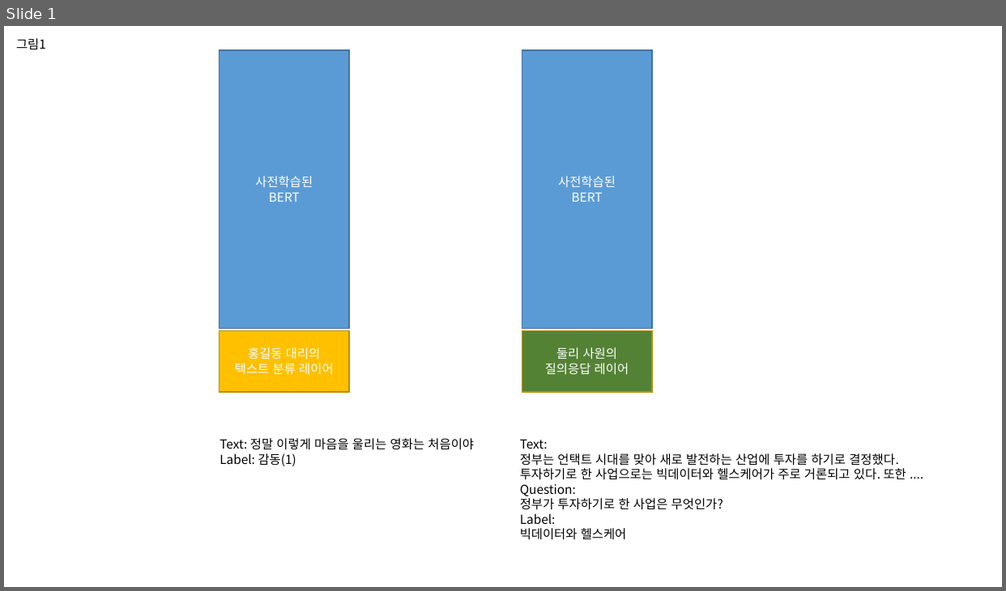
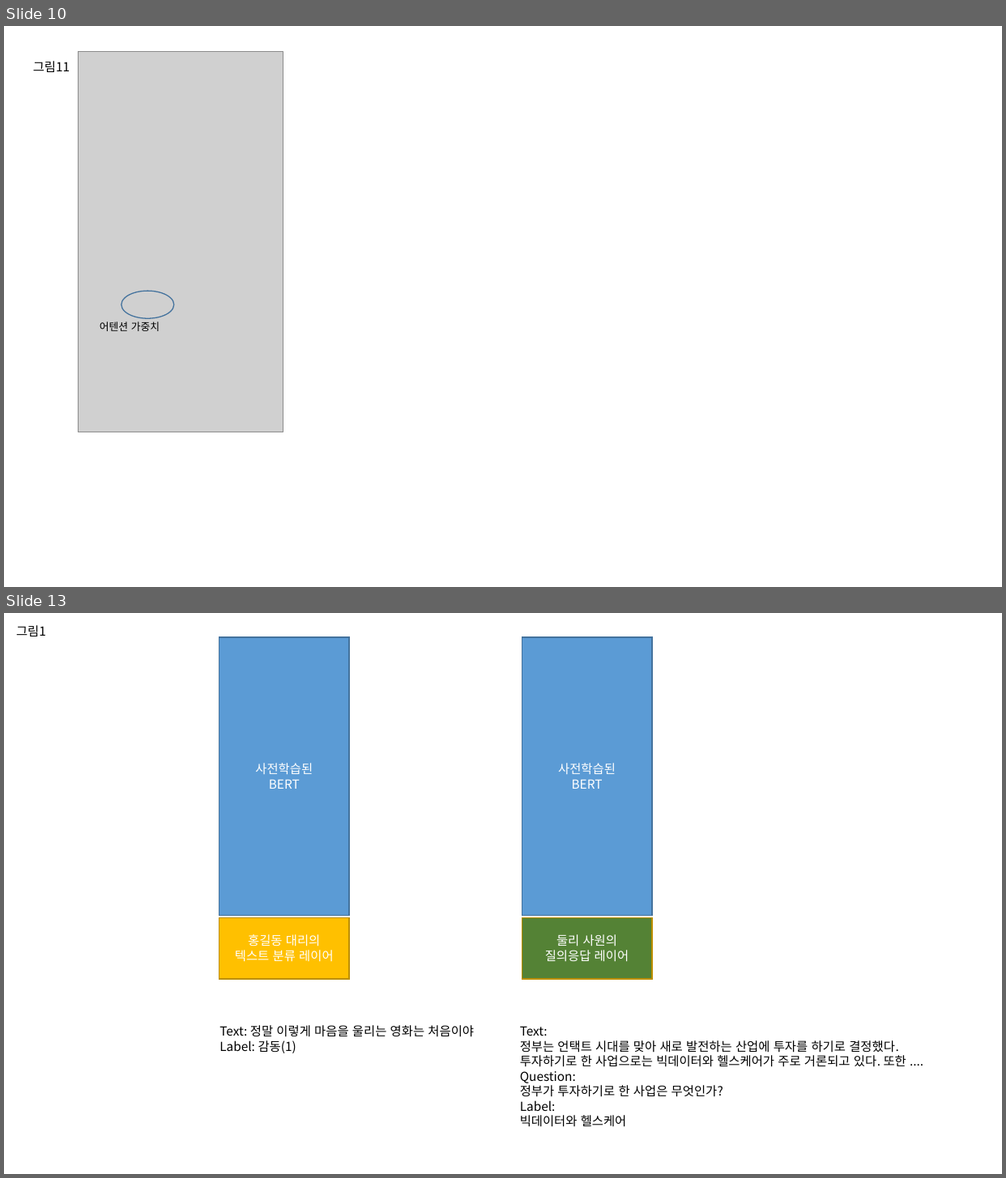
Before and after one commit to jinkilee/hello-transformer, a slide deck: draft/chapter5.pptx. Shown one above the other, each under a label of ours: slide 1 before the commit, slides 10 and 13 after it; the slides between them are not shown. The pictures are 1006x591 and 1006x1178 pixels, drawn with LibreOffice and Linux fonts; fonts in the diff are those of the drawing; grey boxes stand for pictures. Boxes give left, top, right and bottom in pixels: in the first picture for what was removed or moved away, otherwise in the second. Text is boxed around its words. In the diff, an @@ line names an element or a change of style, - is before the commit and + after.

```diff
--- a/draft/chapter5.pptx
+++ b/draft/chapter5.pptx
@@ slide 10 added at <box>4,26,1002,587</box>, background #FFFFFF @@
@@ text added at <box>33,61,70,72</box>, 12 pt, text #000000 @@
+그림11
@@ picture added at <box>78,51,283,433</box> @@
@@ ellipse added at <box>121,291,174,318</box>, outline #43739E 1 pt @@
@@ text added at <box>100,322,160,331</box>, 10 pt, text #000000 @@
+어텐션 가중치
@@ what was slide 1 is now slide 13 @@
```
Also in this commit, not shown: 8 slides changed, 4 other slides added, 1 other file.
